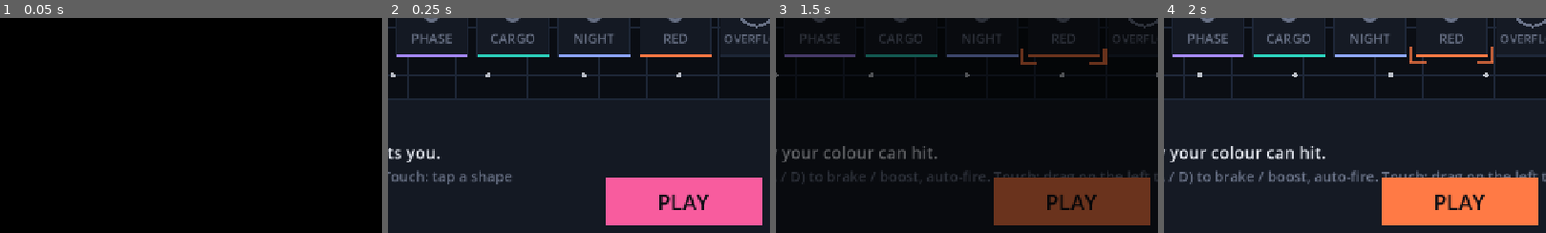
Above: before the commit, frames 1-4 (left to right).
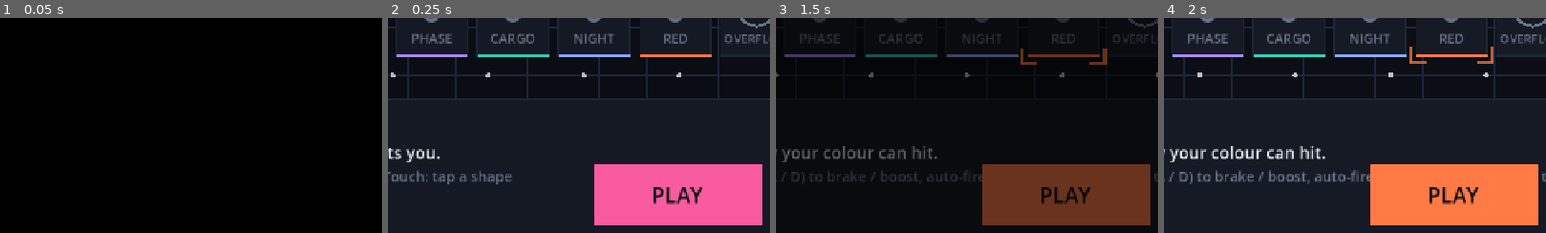
Above: after the commit, the same moments.

Repository: iladin/game-off-2026
Game: Godot game, scene res://main.tscn
Same seed, same stepped clock (60 frames per second), same inputs: the game is played once before the commit and once after it.
Inputs (mouse positions are % of the whole screen's width and height, from its top left):
- Up to frame 1 (0.05 s): no input
- Up to frame 2 (0.25 s): no input
- Up to frame 3 (1.5 s): tap Enter (ui_accept) at 0.5, 0.77 s; move the mouse to (72, 45) at 0.52 s; hold Right (ui_right) 0.53-1.25 s; tap Space at 0.6 s; click (72, 45) at 0.67 s; click "< HUB" at 1.25 s
- Up to frame 4 (2 s): no input
The pictures show only the part of the screen within x 44-94%, y 42-92%; the shares and areas given below are measured in that part.

Frame 1 is identical in both runs. In frame 2, 4.2% of the frame differs, in the area x 54-98%, y 68-97%; in frame 3, 4.2%; in frame 4, 4.2%.

Commit message:
Hub: touch-friendly PLAY button and footer wording (T-0017)
PLAY button grows from 260x80 to 280x104 px (still inside the info panel,
x 912-1192, y 548-652, no overlap). A touch or screen drag switches the
footer to "TAP A BIT   TAP PLAY"; a key or joypad press switches it back
to keyboard wording. New hub_rules.footer_text(touch) with selftest
asserts; --qa-touch flag shows the touch footer in a shot.

accept (QA verify R0010):
- PLAY >= 96 px tall, overlaps nothing: PASS (280x104, shots touch.png / kbd.png)
- touch wording after touch, keyboard otherwise: PASS (code path + both shots)
- hub selftest and check.sh hub: PASS (SELFTEST OK; 8 games in hub)

Studio run R0010.

Co-Authored-By: Claude Opus 5.5 <noreply@anthropic.com>
Claude-Session: https://claude.ai/code/session_016YmgZisNscWG27taiGa1pE

Diff:
--- a/hub/hub.gd
+++ b/hub/hub.gd
@@ -7,6 +7,7 @@
 ## OVERFLOW finale: one extra cell after the last bit (dim and locked until Rules.overflow_unlocked, then gold;
 ## launching it runs Arcade.start_gauntlet()). Debug: `-- --qa-overflow` fakes every bit set (inert: no Save writes);
 ## `-- --hubdemo=8` shows the locked cell, `-- --hubdemo=8 --qa-overflow` the unlocked one.
+## Debug: `-- --qa-touch` shows the touch footer (TAP A BIT   TAP PLAY) without a touch.
 ## Debug: `-- --hubempty` shows the zero-games empty state.
 ## Debug: `-- --hubdemo=8 --hubceremony=2` plays the ceremony on demo cell 3 (index 2) at 0.5 s.
 
@@ -27,7 +28,7 @@
 const DOT_SPACING := 160.0
 const HEAD_TIME := 0.15
 const PANEL_RECT := Rect2(64, 440, 1152, 236)
-const PLAY_SIZE := Vector2(260, 80)
+const PLAY_SIZE := Vector2(280, 104) ## at least 96 px tall for touch; sits in the panel, below the cell row
 const FLIP_DELAY := 0.5
 const FLIP_TIME := 0.25
 const FLIP_GAP := 0.6
@@ -39,6 +40,7 @@
 var _entries: Array[Dictionary] = []
 var _rects: Array[Rect2] = []
 var _demo: bool = false
+var _touch: bool = false ## true after a touch input (or `-- --qa-touch`): footer shows touch wording
 var _overflow_on: bool = false
 var _head: Rect2 = Rect2()
 var _head_from: Rect2 = Rect2()
@@ -50,6 +52,7 @@
 
 func _ready() -> void:
 	_demo = Arcade.hubdemo > 0
+	_touch = "--qa-touch" in OS.get_cmdline_user_args()
 	if _demo:
 		_entries = Rules.demo_entries(Arcade.hubdemo)
 		for a in OS.get_cmdline_user_args():
@@ -162,6 +165,10 @@
 
 
 func _unhandled_input(event: InputEvent) -> void:
+	if event is InputEventScreenTouch or event is InputEventScreenDrag:
+		_touch = true
+	elif event is InputEventKey or event is InputEventJoypadButton:
+		_touch = false
 	var n := _cells()
 	if n == 0:
 		return
@@ -372,7 +379,7 @@
 
 
 func _footer() -> void:
-	_text("LEFT / RIGHT choose   ENTER or tap PLAY   M sound", Vector2(640, 700), 22, DIM)
+	_text(Rules.footer_text(_touch), Vector2(640, 700), 22, DIM)
 
 
 ## Centred on `center` (both axes).
--- a/hub/hub_rules.gd
+++ b/hub/hub_rules.gd
@@ -62,6 +62,11 @@
 	return out
 
 
+## Footer hint line: touch wording after a touch input, keyboard wording otherwise.
+static func footer_text(touch: bool) -> String:
+	return "TAP A BIT   TAP PLAY" if touch else "LEFT / RIGHT choose   ENTER or tap PLAY   M sound"
+
+
 static func span(n: int) -> float:
 	return n * CELL.x + maxf(0.0, n - 1.0) * GAP
 
--- a/hub/selftest.gd
+++ b/hub/selftest.gd
@@ -39,6 +39,8 @@
 	assert(Rules.demo_entries(8).size() == 8)
 	var r9 := Rules.cell_rects(9)
 	assert(r9[0].position.x >= 16.0 and r9[8].end.x <= 1264.0)
+	assert(Rules.footer_text(true) == "TAP A BIT   TAP PLAY" and Rules.footer_text(false).contains("ENTER"))
+	assert(Rules.span(1) > 0.0)
 	var g := G.new_state(3)
 	assert(g["lives"] == 3 and g["index"] == 0 and not G.is_done(g))
 	G.tick(g, 7.9, 50)
